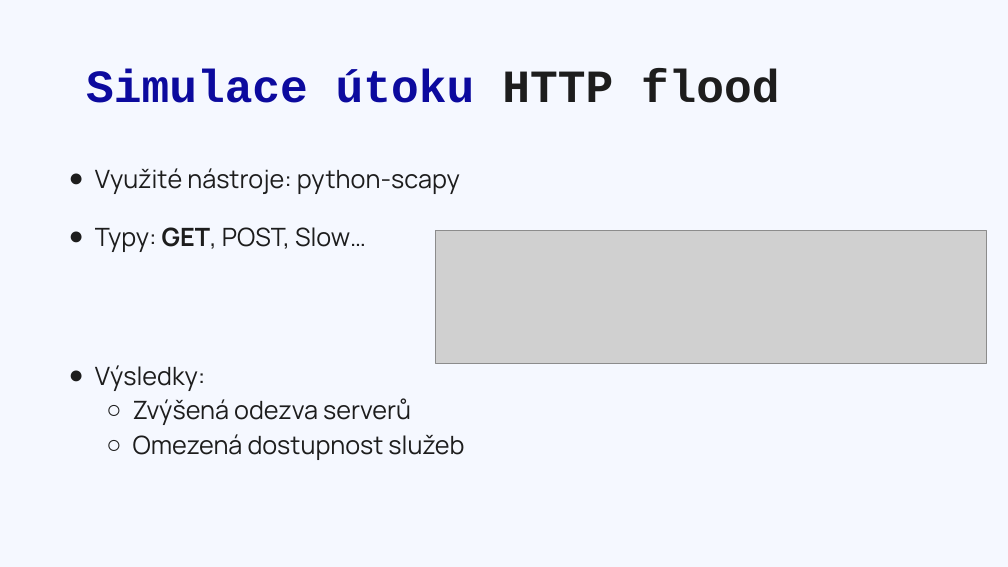
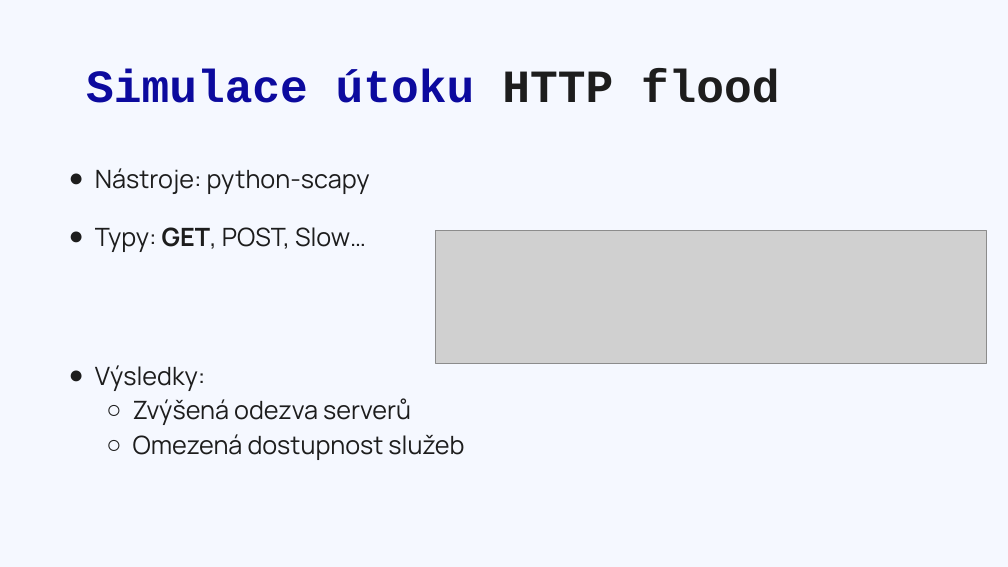
Before and after one commit to CookieKGcz/Dlouhodobka, a slide deck: slide 5 of ~~Dlouhodobka~~/Útoky_typu_DoS.pptx. Drawn at 1008x567 pixels with LibreOffice and Linux fonts; fonts in the diff are those of the drawing; grey boxes stand for pictures. Boxes give left, top, right and bottom in pixels: in the first picture for what was removed or moved away, otherwise in the second. Text is boxed around its words. In the diff, an @@ line names an element or a change of style, - is before the commit and + after.

```diff
--- a/~~Dlouhodobka~~/Útoky_typu_DoS.pptx
+++ b/~~Dlouhodobka~~/Útoky_typu_DoS.pptx
@@ text at (95, 168, 370, 194): text changed @@
-● Využité nástroje: python-scapy
+● Nástroje: python-scapy
```
Also in this commit, not shown: 4 other slides changed, 25 other files.
